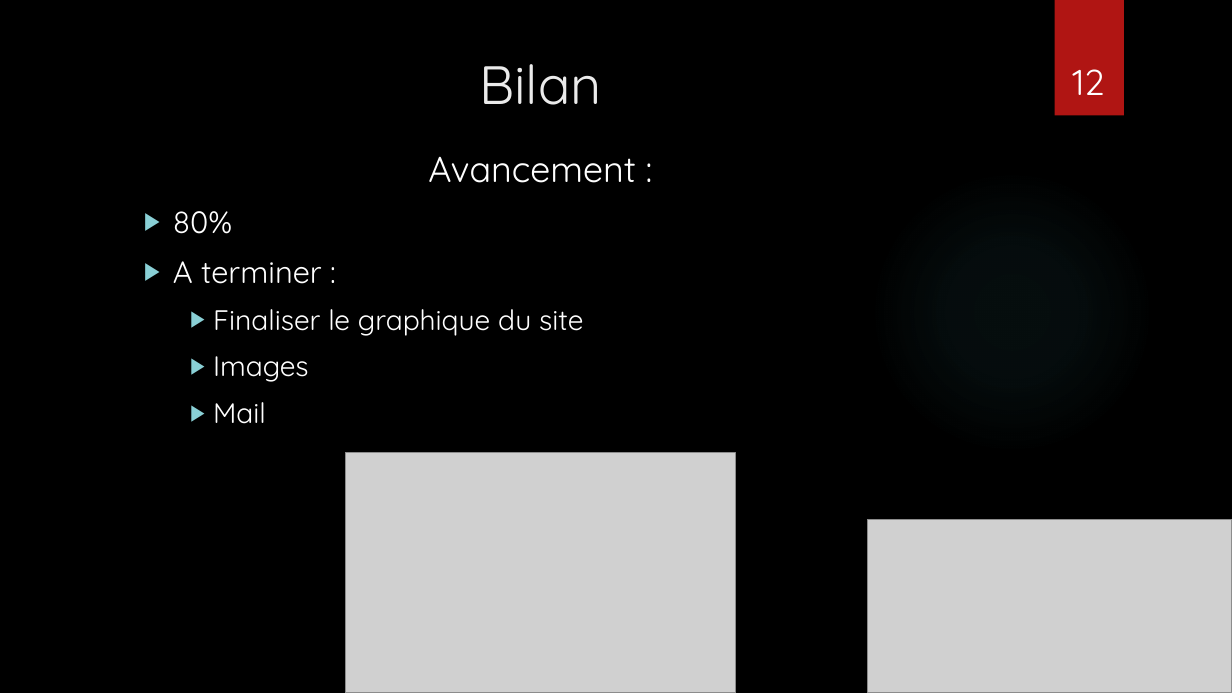
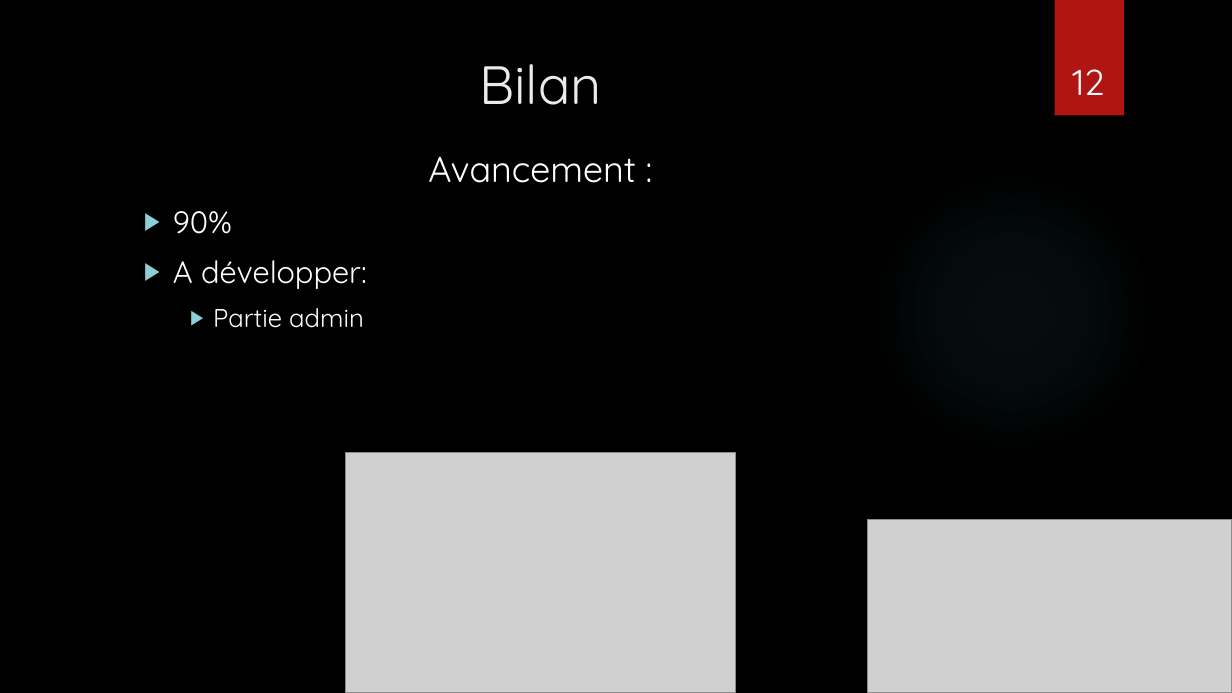
Before and after one commit to mistermania/leasen, a slide deck: slide 12 of Documents/Soutenance de projet.pptx. Drawn at 1232x693 pixels with LibreOffice and Linux fonts; fonts in the diff are those of the drawing; grey boxes stand for pictures; background and template pictures are left out. Boxes give left, top, right and bottom in pixels: in the first picture for what was removed or moved away, otherwise in the second. Text is boxed around its words. In the diff, an @@ line names an element or a change of style, - is before the commit and + after.

Commit message:
Modification diapo soutenance

```diff
--- a/Documents/Soutenance de projet.pptx
+++ b/Documents/Soutenance de projet.pptx
@@ text at (173, 211, 367, 328): text changed; size 22 to 24 pt @@
-  ▶ 80%
-  ▶ A terminer :
-    ▶ Finaliser le graphique du site
-    ▶ Images
-    ▶ Mail
+  ▶ 90%
+  ▶ A développer:
+    ▶ Partie admin
```
